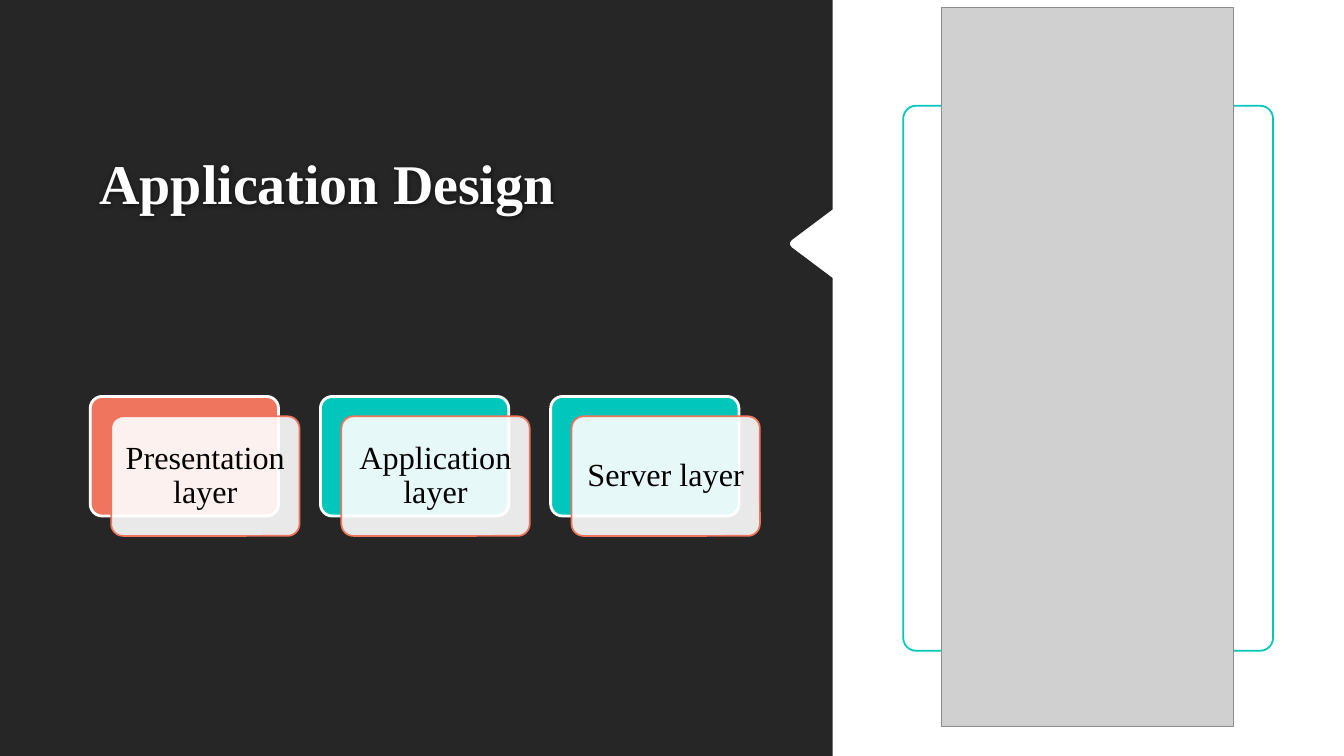
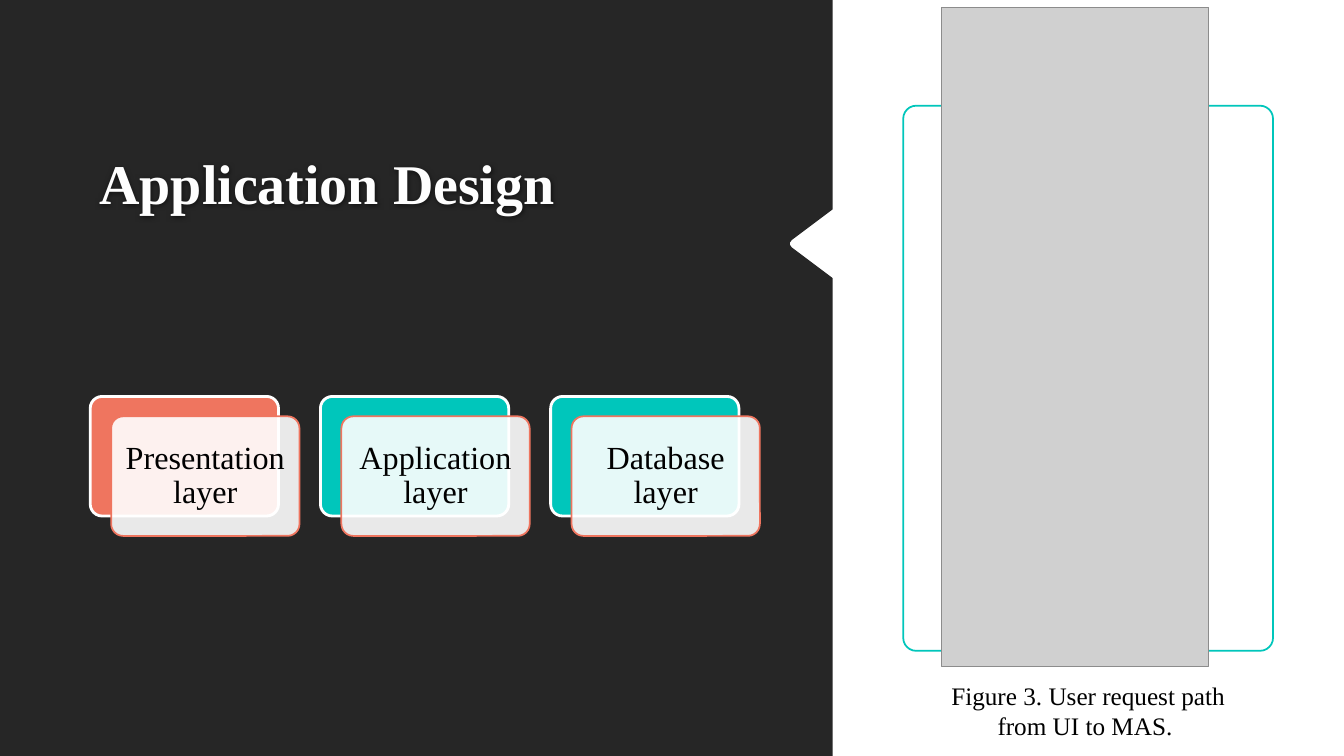
Before and after one commit to theRomanianWarrior/dissertation, a slide deck: slide 6 of presentation.pptx. Drawn at 1344x756 pixels with LibreOffice and Linux fonts; fonts in the diff are those of the drawing; grey boxes stand for pictures; background and template pictures are left out. Boxes give left, top, right and bottom in pixels: in the first picture for what was removed or moved away, otherwise in the second. Text is boxed around its words. In the diff, an @@ line names an element or a change of style, - is before the commit and + after.

```diff
--- a/presentation.pptx
+++ b/presentation.pptx
@@ picture: place and size @@
-picture at [942, 7, 1233, 727]
+picture at [942, 7, 1209, 666]
@@ text at [607, 446, 725, 510]: text changed @@
-Server layer
+Database layer
@@ text added at [951, 687, 1224, 736], 18 pt, text #000000 @@
+Figure 3. User request path from UI to MAS.
```
Also in this commit, not shown: 2 other slides changed, 1 other file.
